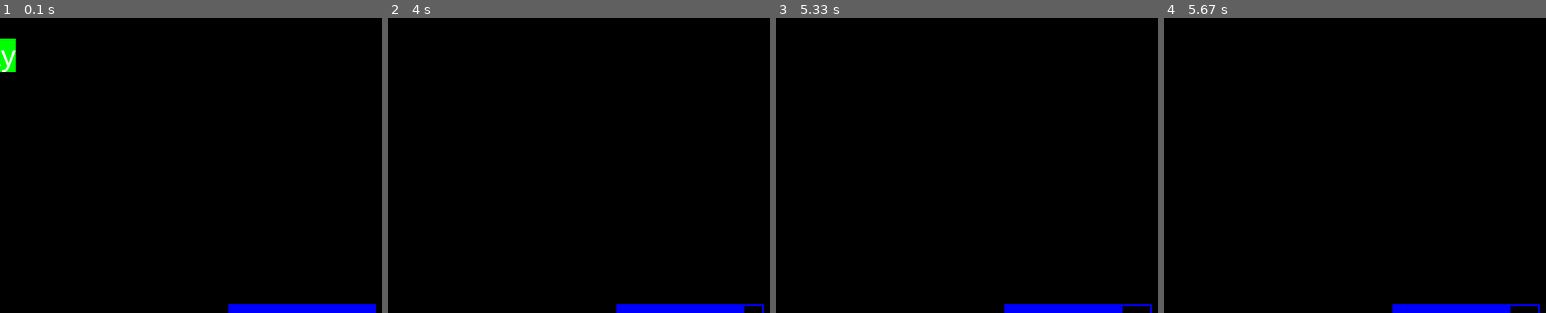
Above: before the commit, frames 1-4 (left to right).
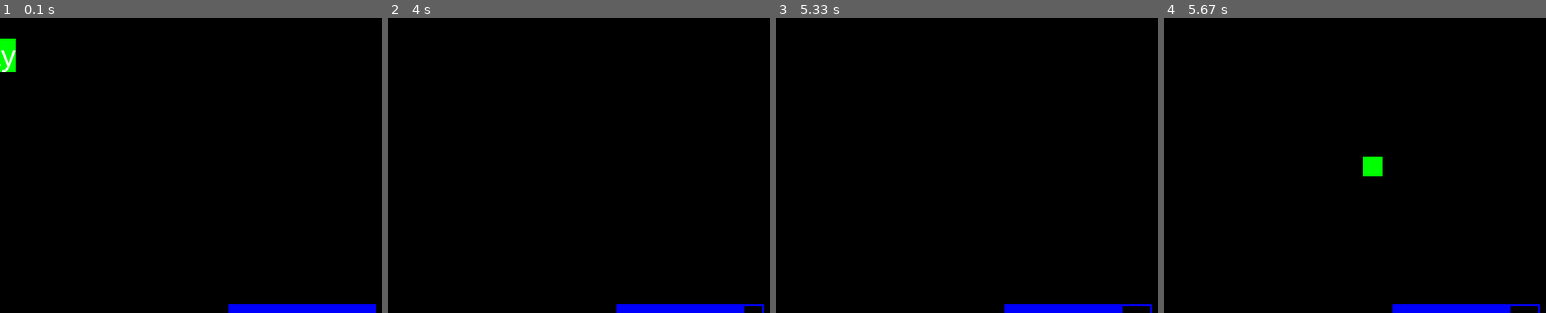
Above: after the commit, the same moments.

Repository: RobbieG15/games
Game: pygame game, started from twoPlayer.py
Same seed, same stepped clock (60 frames per second), same inputs: the game is played once before the commit and once after it.
Inputs (mouse positions are % of the whole screen's width and height, from its top left):
- Up to frame 1 (0.1 s): no input
- Up to frame 2 (4 s): click (48, 53) at 0.38 s; hold Right 0.67-1.13 s; hold D 0.67-1.13 s; hold Up 1.17-1.47 s; hold W 1.17-1.47 s; hold Right 1.5-1.97 s; hold D 1.5-1.97 s; hold Left 2-2.53 s; hold A 2-2.53 s; hold Down 2.57-2.87 s; hold S 2.57-2.87 s; hold Left 2.9-3.3 s; hold A 2.9-3.3 s; hold Up 3.33-3.7 s; hold W 3.33-3.7 s; hold Right from 3.73 s (still down); hold D from 3.73 s (still down)
- Up to frame 3 (5.33 s): release Right at 4.37 s; release D at 4.37 s; hold Down 4.4-4.77 s; hold S 4.4-4.77 s; hold Left 4.8-5.27 s; hold A 4.8-5.27 s; hold Right from 5.3 s (still down); hold D from 5.3 s (still down)
- Up to frame 4 (5.67 s): keep holding Right; keep holding D
The pictures show only the part of the screen within x 50-100%, y 46-96%; the shares and areas given below are measured in that part.

Frames 1-3 are identical in both runs. In frame 4, 0.3% of the frame differs, in the area x 52-58%, y 47-54%.

Commit message:
Added: powerups but unfinished.

Diff:
--- a/twoPlayer.py
+++ b/twoPlayer.py
@@ -8,6 +8,7 @@
 
 #Imports Needed
 import pygame
+import random
 
 #Constant Variables for Window
 WIDTH = 800
@@ -48,7 +49,8 @@
 bulletsPlayer2 = []
 bulletSize = (5,5)
 count = 30
-rate = 10
+rate1 = 10
+rate2 = 10
 
 def shoot(bullets, vel):
     for i in bullets:
@@ -99,6 +101,7 @@
 # Main Menu
 playing = False
 playText = smallFont.render("Play", True, WHITE)
+startOrNot = False
 
 class Button:
     """Create a button, then blit the surface in the while loop"""
@@ -167,6 +170,9 @@
     global bulletsPlayer1
     global bulletsPlayer2
     global playing
+    global powerups
+    global powerupsP1
+    global powerupsP2
 
     # Check who won
     checkWin()
@@ -177,10 +183,152 @@
     bulletsPlayer1 = []
     bulletsPlayer2 = []
     playing = False
-
-#Main Game Loop
+    powerups = []
+    powerupsP1 = []
+    powerupsP2 = []
+
+# powerups
+powerupDurationSec = 5
+powerupDuration = powerupDurationSec * FPS
+spawnDurationSec = 5
+spawnDuration = spawnDurationSec * FPS
+size = (20,20)
+powerups = []
+powerupsP1 = []
+powerupsP2 = []
+
+def resetSpeeds():
+    global vel
+    global vel1
+    global velBulletBottom
+    global velBulletTop
+    global rate1
+    global rate2
+
+    vel = 5
+    vel1 = 5
+    rate1 = 10
+    rate2 = 10
+    velBulletBottom = 8
+    velBulletTop = -8
+
+# spawn powerup
+def spawn():
+    global powerups
+
+    powerType = random.randint(0,2)
+    spawnPos = (random.randint(50,750), random.randint(50, 550))
+
+    if powerType == 0:
+        # Speed Boost
+        powerups.append([GREEN, spawnPos, size, 0])
+    elif powerType == 1:
+        # Triple Shot
+        powerups.append([WHITE, spawnPos, size, 1])
+    else:
+        # Speed Shot
+        powerups.append([RED, spawnPos, size,2])
+
+    if len(powerups) > 4:
+        powerups.pop(0)
+
+# increase speed powerup
+def speedBoost(player):
+    global vel
+    global vel1
+
+    speedBoost = 3
+    if player == 1:
+        vel += speedBoost
+    else:
+        vel1 += speedBoost
+
+# shoot triple powerup
+def machineGun(player):
+    global rate1
+    global rate2
+
+    rateMultiplier = .5
+    if player == 1:
+        rate1 *= rateMultiplier
+    else:
+        rate2 *= rateMultiplier
+
+
+# shoot faster powerup
+def speedShot(player):
+    global velBulletBottom
+    global velBulletTop
+
+    shotMultiplier = 2
+    if player == 1:
+        velBulletTop *= shotMultiplier
+    else:
+        velBulletTop *= shotMultiplier
+
+def pickup():
+    global powerups
+    global powerupsP1
+    global powerupsP2
+
+    # start the powerup
+    for powerup in powerups:
+        if powerup[1][0] in range(x, x+20) and powerup[1][1] in range(y, y+25):
+            if powerup[3] == 0:
+                powerupsP1.append([1, powerupDuration])
+            elif powerup[3] == 1:
+                powerupsP1.append([2, powerupDuration])
+            else:
+                powerupsP1.append([3, powerupDuration])
+
+            powerups.remove(powerup)
+
+        elif powerup[1][0] in range(x1-10, x1+10) and powerup[1][1] in range(y1-25, y1):
+            if powerup  [3] == 0:
+                powerupsP2.append([1, powerupDuration])
+            elif powerup[3] == 1:
+                powerupsP2.append([2, powerupDuration])
+            else:
+                powerupsP2.append([3, powerupDuration])
+
+            powerups.remove(powerup)
+
+def applyPowerups():
+    for i in powerupsP1:
+        i[1] -= 1
+        if i[0] == 1:
+            speedBoost(1)
+        elif i[0] == 2:
+            machineGun(1)
+        else:
+            speedShot(1)
+
+        if i[1] <= 0:
+            powerupsP1.remove(i)
+
+    for i in powerupsP2:
+        i[1] -= 1
+        if i[0] == 1:
+            speedBoost(2)
+        elif i[0] == 2:
+            machineGun(2)
+        else:
+            speedShot(2)
+
+        if i[1] <= 0:
+            powerupsP2.remove(i)
+
+# Pygame processes
 running = True
-while running:
+def keyStrokes():
+    global running
+    global x
+    global y
+    global x1
+    global y1
+    global vel
+    global vel1
+    global startOrNot
 
     #Process input (events)
     for event in pygame.event.get():
@@ -190,9 +338,6 @@
             running = False
 
         startOrNot = startButton.click(event)
-
-    # main Menu check and logic
-    mainMenu()
 
     #keys
     keys = pygame.key.get_pressed()
@@ -217,6 +362,20 @@
     if keys[pygame.K_DOWN] and y1 < 600:
         y1 += vel
 
+#Main Game Loop
+while running:
+
+    # pygame keystrokes and events
+    keyStrokes()
+
+    # main Menu check and logic
+    mainMenu()
+
+    # powerup changes
+    resetSpeeds()
+    pickup()
+    applyPowerups()
+
     # Shooting
     if count > 0:
         count -= 1
@@ -224,8 +383,15 @@
         count = 30
 
     if playing:
-        if count % rate == 0:
+        if spawnDuration == 0:
+            spawn()
+            spawnDuration = spawnDurationSec * FPS
+        else:
+            spawnDuration -= 1
+
+        if count % rate1 == 0:
             bulletsPlayer1.append([x+10,y+25])
+        if count % rate2 == 0:
             bulletsPlayer2.append([x1+10,y1-25])
 
         shoot(bulletsPlayer1, velBulletTop)
@@ -235,6 +401,10 @@
     checkHit(bulletsPlayer1, bulletsPlayer2, x, y, x1, y1-25)
 
     #Draw / Render
+
+    # drawing powerups
+    for i in powerups:
+        pygame.draw.rect(screen, i[0], pygame.Rect(i[1], i[2]))
 
     screen.blit(winP1Text, (10, 10)) # win total player 1 text
     screen.blit(winP2Text, (10,560)) # win total player 2 text
